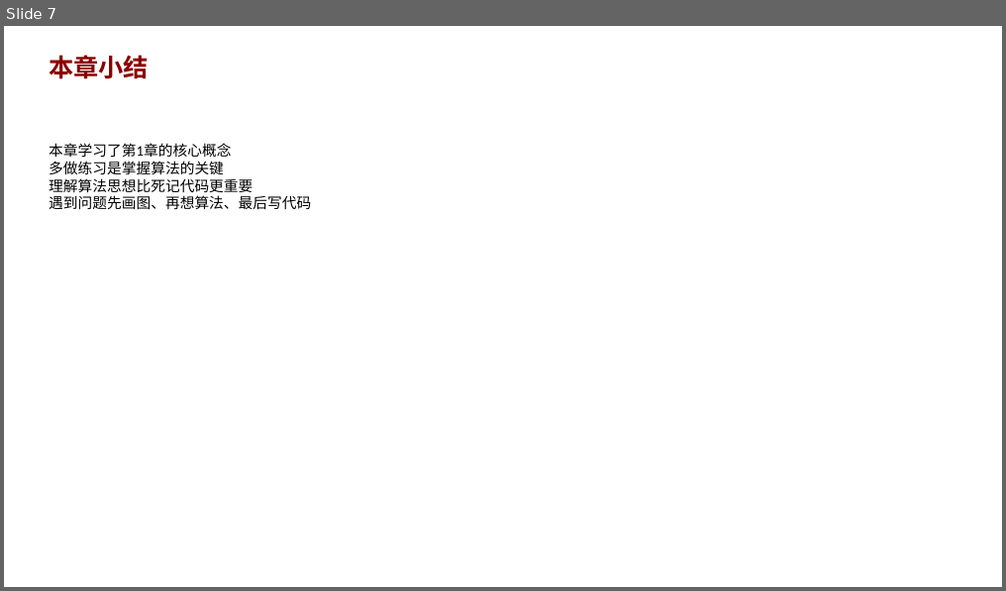
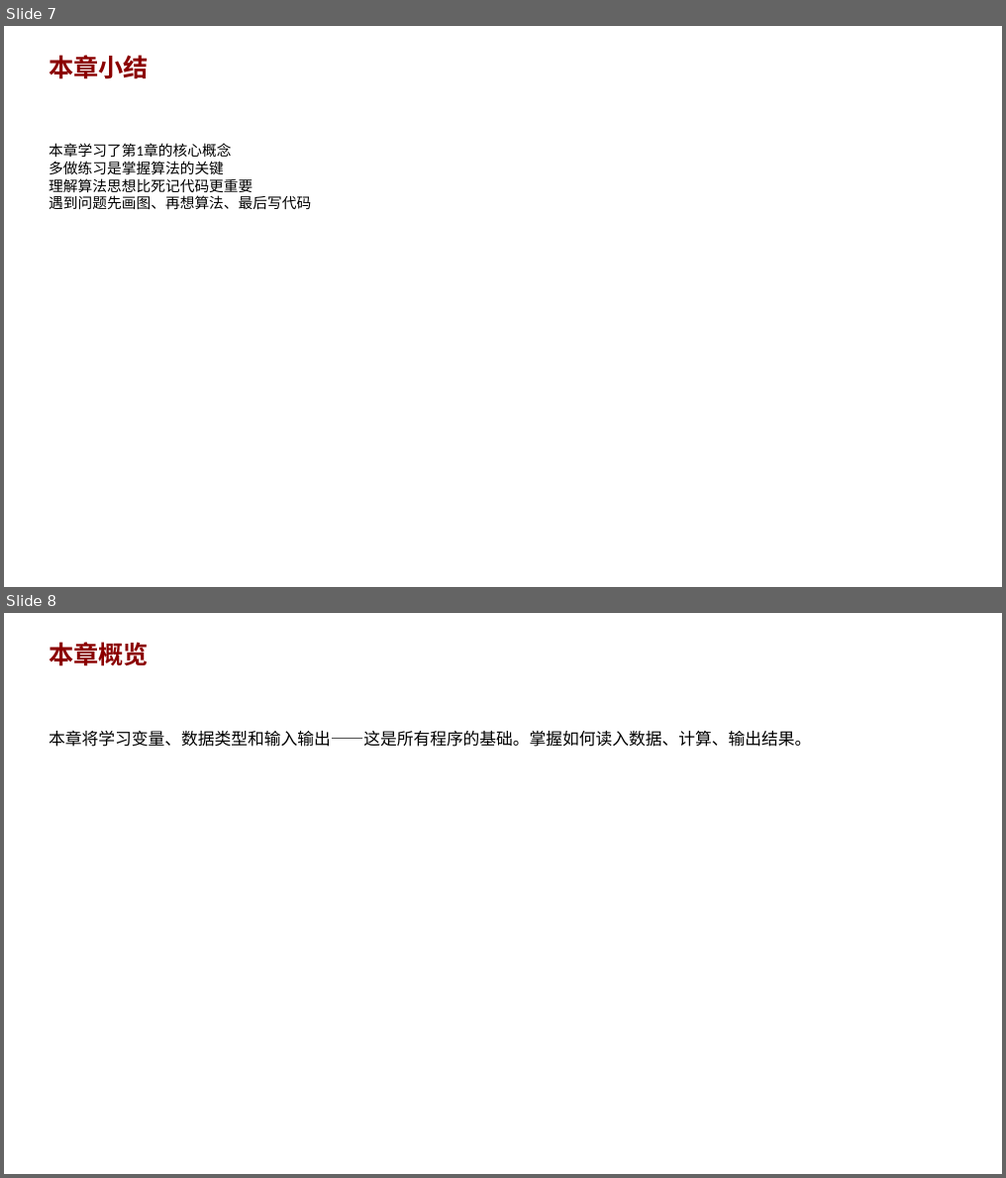
Before and after one commit to AndyLishengrui/trae-coding-course, a slide deck: textbook/ppt/chapter01_ppt.pptx. Shown one above the other, each under a label of ours: slide 7 before the commit, slides 7 and 8 after it. The pictures are 1006x591 and 1006x1178 pixels, drawn with LibreOffice and Linux fonts; fonts in the diff are those of the drawing. Boxes give left, top, right and bottom in pixels: in the first picture for what was removed or moved away, otherwise in the second. Text is boxed around its words. In the diff, an @@ line names an element or a change of style, - is before the commit and + after.

Commit message:
v5.5: PPT最终修复 - 8页/章 + 题名修正
PPT修复：
- 15个PPT从7页扩充到8页（添加本章概览slide）
- 修复9个题名错误（JD009/JD067/JD072/JD078/JD103/JD116/JD121/JD123/JD125）
- PPT校验3轮完成

教材迭代进度：
- 第1轮: 57个问题 ✅
- 第2轮: 14个代码bug修复 ✅
- 第3轮: 一致性修复 ✅
- 第4轮: 边缘情况审查 ⏳
- 第5-7轮: 待启动
- PPT校验: 3/3 ✅

```diff
--- a/textbook/ppt/chapter01_ppt.pptx
+++ b/textbook/ppt/chapter01_ppt.pptx
@@ slide 8 added at <box>4,613,1002,1174</box>, background #FFFFFF @@
@@ text added at <box>49,642,149,666</box>, 24 pt, text #8B0000, bold @@
+本章概览
@@ text added at <box>49,730,811,747</box>, 16 pt, text #000000 @@
+本章将学习变量、数据类型和输入输出——这是所有程序的基础。掌握如何读入数据、计算、输出结果。
```
Also in this commit, not shown: 1 slide changed, 14 other files.
